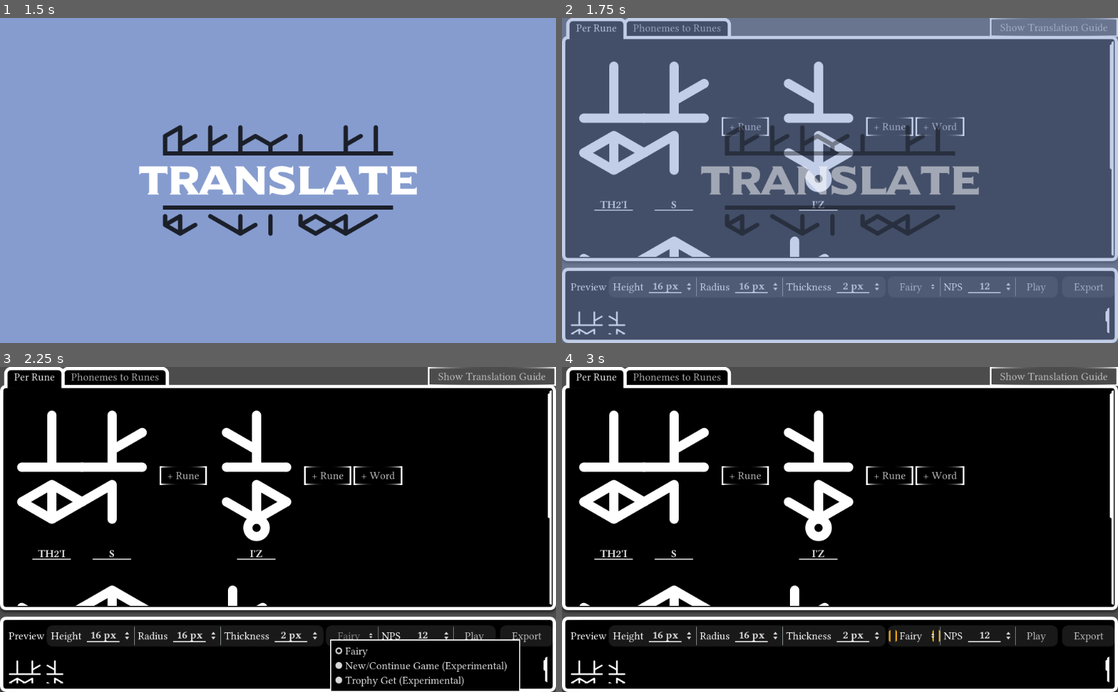
Above: before the commit, frames 1-4 (two rows, left to right).
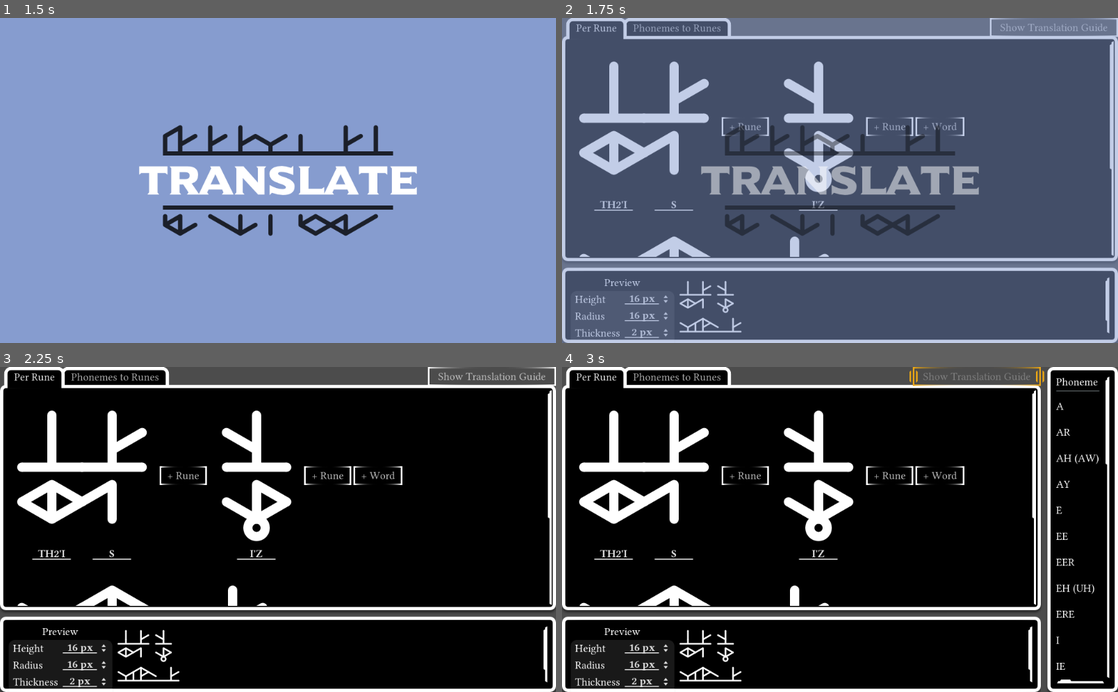
Above: after the commit, the same moments.

Repository: FranklyGD/Tunic-Translator
Game: Godot game, scene res://Scenes/Screens/Translator Screen.tscn
Same seed, same stepped clock (60 frames per second), same inputs: the game is played once before the commit and once after it.
Inputs (mouse positions are in pixels of both pictures, inside the frame that each line leads up to):
- Up to frame 1 (1.5 s): click "+ Rune" at 0.5 s; click "+ Word" at 1.25 s
- Up to frame 2 (1.75 s): no input
- Up to frame 3 (2.25 s): click (350, 636) at 2 s, where only the run before the commit has a clickable "Fairy"
- Up to frame 4 (3 s): click "Show Translation Guide" at 2.75 s

Frame 1 is identical in both runs. In frame 2, 1.9% of the frame differs, in the area x 1-99%, y 79-99%; in frame 3, 8.8%; in frame 4, 14%, in the area x 1-100%, y 0-100%.

Commit message:
Changed preview layout, added baseline option

Diff:
--- a/Scenes/Screens/Translator Screen.tscn
+++ b/Scenes/Screens/Translator Screen.tscn
@@ -105,44 +105,49 @@
 margin_bottom = 600.0
 rect_clip_content = true
 
-[node name="HBoxContainer" type="HBoxContainer" parent="HSplitContainer/Control/VSplitContainer/Preview Panel"]
-anchor_right = 1.0
+[node name="HBoxContainer" type="VBoxContainer" parent="HSplitContainer/Control/VSplitContainer/Preview Panel"]
 margin_left = 16.0
 margin_top = 16.0
-margin_right = -16.0
-margin_bottom = 55.0
+margin_right = 207.0
+margin_bottom = 337.0
 
 [node name="Label" type="Label" parent="HSplitContainer/Control/VSplitContainer/Preview Panel/HBoxContainer"]
-margin_top = 8.0
-margin_right = 66.0
-margin_bottom = 31.0
+margin_right = 191.0
+margin_bottom = 23.0
 text = "Preview"
+align = 1
 valign = 1
 __meta__ = {
 "_edit_use_anchors_": false
 }
 
 [node name="Rune Settings Panel" type="PanelContainer" parent="HSplitContainer/Control/VSplitContainer/Preview Panel/HBoxContainer"]
-margin_left = 70.0
-margin_right = 580.0
-margin_bottom = 39.0
-
-[node name="HBoxContainer" type="HBoxContainer" parent="HSplitContainer/Control/VSplitContainer/Preview Panel/HBoxContainer/Rune Settings Panel"]
-margin_left = 8.0
-margin_top = 2.0
-margin_right = 502.0
-margin_bottom = 37.0
-
-[node name="Height" type="Label" parent="HSplitContainer/Control/VSplitContainer/Preview Panel/HBoxContainer/Rune Settings Panel/HBoxContainer"]
-margin_top = 6.0
-margin_right = 56.0
-margin_bottom = 29.0
+margin_top = 27.0
+margin_right = 191.0
+margin_bottom = 159.0
+
+[node name="VBoxContainer" type="VBoxContainer" parent="HSplitContainer/Control/VSplitContainer/Preview Panel/HBoxContainer/Rune Settings Panel"]
+margin_left = 8.0
+margin_top = 2.0
+margin_right = 183.0
+margin_bottom = 130.0
+
+[node name="HBoxContainer" type="HBoxContainer" parent="HSplitContainer/Control/VSplitContainer/Preview Panel/HBoxContainer/Rune Settings Panel/VBoxContainer"]
+margin_right = 175.0
+margin_bottom = 27.0
+
+[node name="Height" type="Label" parent="HSplitContainer/Control/VSplitContainer/Preview Panel/HBoxContainer/Rune Settings Panel/VBoxContainer/HBoxContainer"]
+margin_top = 2.0
+margin_right = 83.0
+margin_bottom = 25.0
+size_flags_horizontal = 3
 text = "Height"
 
-[node name="Height Spinner" type="SpinBox" parent="HSplitContainer/Control/VSplitContainer/Preview Panel/HBoxContainer/Rune Settings Panel/HBoxContainer"]
-margin_left = 60.0
-margin_right = 148.0
-margin_bottom = 35.0
+[node name="Height Spinner" type="SpinBox" parent="HSplitContainer/Control/VSplitContainer/Preview Panel/HBoxContainer/Rune Settings Panel/VBoxContainer/HBoxContainer"]
+margin_left = 87.0
+margin_right = 175.0
+margin_bottom = 27.0
+size_flags_horizontal = 3
 max_value = 300.0
 value = 16.0
 rounded = true
@@ -150,22 +155,23 @@
 align = 1
 suffix = "px"
 
-[node name="VSeparator" type="VSeparator" parent="HSplitContainer/Control/VSplitContainer/Preview Panel/HBoxContainer/Rune Settings Panel/HBoxContainer"]
-margin_left = 152.0
-margin_right = 156.0
-margin_bottom = 35.0
-
-[node name="Radius" type="Label" parent="HSplitContainer/Control/VSplitContainer/Preview Panel/HBoxContainer/Rune Settings Panel/HBoxContainer"]
-margin_left = 160.0
-margin_top = 6.0
-margin_right = 215.0
-margin_bottom = 29.0
+[node name="HBoxContainer2" type="HBoxContainer" parent="HSplitContainer/Control/VSplitContainer/Preview Panel/HBoxContainer/Rune Settings Panel/VBoxContainer"]
+margin_top = 31.0
+margin_right = 175.0
+margin_bottom = 58.0
+
+[node name="Radius" type="Label" parent="HSplitContainer/Control/VSplitContainer/Preview Panel/HBoxContainer/Rune Settings Panel/VBoxContainer/HBoxContainer2"]
+margin_top = 2.0
+margin_right = 83.0
+margin_bottom = 25.0
+size_flags_horizontal = 3
 text = "Radius"
 
-[node name="Radius Spinner" type="SpinBox" parent="HSplitContainer/Control/VSplitContainer/Preview Panel/HBoxContainer/Rune Settings Panel/HBoxContainer"]
-margin_left = 219.0
-margin_right = 307.0
-margin_bottom = 35.0
+[node name="Radius Spinner" type="SpinBox" parent="HSplitContainer/Control/VSplitContainer/Preview Panel/HBoxContainer/Rune Settings Panel/VBoxContainer/HBoxContainer2"]
+margin_left = 87.0
+margin_right = 175.0
+margin_bottom = 27.0
+size_flags_horizontal = 3
 max_value = 300.0
 value = 16.0
 rounded = true
@@ -173,22 +179,23 @@
 align = 1
 suffix = "px"
 
-[node name="VSeparator2" type="VSeparator" parent="HSplitContainer/Control/VSplitContainer/Preview Panel/HBoxContainer/Rune Settings Panel/HBoxContainer"]
-margin_left = 311.0
-margin_right = 315.0
-margin_bottom = 35.0
-
-[node name="Thickness" type="Label" parent="HSplitContainer/Control/VSplitContainer/Preview Panel/HBoxContainer/Rune Settings Panel/HBoxContainer"]
-margin_left = 319.0
-margin_top = 6.0
-margin_right = 402.0
-margin_bottom = 29.0
+[node name="HBoxContainer3" type="HBoxContainer" parent="HSplitContainer/Control/VSplitContainer/Preview Panel/HBoxContainer/Rune Settings Panel/VBoxContainer"]
+margin_top = 62.0
+margin_right = 175.0
+margin_bottom = 89.0
+
+[node name="Thickness" type="Label" parent="HSplitContainer/Control/VSplitContainer/Preview Panel/HBoxContainer/Rune Settings Panel/VBoxContainer/HBoxContainer3"]
+margin_top = 2.0
+margin_right = 83.0
+margin_bottom = 25.0
+size_flags_horizontal = 3
 text = "Thickness"
 
-[node name="Thickness Spinner" type="SpinBox" parent="HSplitContainer/Control/VSplitContainer/Preview Panel/HBoxContainer/Rune Settings Panel/HBoxContainer"]
-margin_left = 406.0
-margin_right = 494.0
-margin_bottom = 35.0
+[node name="Thickness Spinner" type="SpinBox" parent="HSplitContainer/Control/VSplitContainer/Preview Panel/HBoxContainer/Rune Settings Panel/VBoxContainer/HBoxContainer3"]
+margin_left = 87.0
+margin_right = 175.0
+margin_bottom = 27.0
+size_flags_horizontal = 3
 max_value = 300.0
 value = 2.0
 rounded = true
@@ -196,57 +203,72 @@
 align = 1
 suffix = "px"
 
+[node name="HBoxContainer4" type="HBoxContainer" parent="HSplitContainer/Control/VSplitContainer/Preview Panel/HBoxContainer/Rune Settings Panel/VBoxContainer"]
+margin_top = 93.0
+margin_right = 175.0
+margin_bottom = 128.0
+
+[node name="Baseline" type="Label" parent="HSplitContainer/Control/VSplitContainer/Preview Panel/HBoxContainer/Rune Settings Panel/VBoxContainer/HBoxContainer4"]
+margin_top = 6.0
+margin_right = 85.0
+margin_bottom = 29.0
+size_flags_horizontal = 3
+text = "Baseline"
+
+[node name="Thickness Spinner" type="CheckBox" parent="HSplitContainer/Control/VSplitContainer/Preview Panel/HBoxContainer/Rune Settings Panel/VBoxContainer/HBoxContainer4"]
+margin_left = 89.0
+margin_right = 175.0
+margin_bottom = 35.0
+size_flags_horizontal = 3
+pressed = true
+flat = true
+align = 1
+
 [node name="Audio Generator Panel" type="PanelContainer" parent="HSplitContainer/Control/VSplitContainer/Preview Panel/HBoxContainer"]
-margin_left = 584.0
-margin_right = 938.0
-margin_bottom = 39.0
-
-[node name="HBoxContainer" type="HBoxContainer" parent="HSplitContainer/Control/VSplitContainer/Preview Panel/HBoxContainer/Audio Generator Panel"]
-margin_left = 8.0
-margin_top = 2.0
-margin_right = 346.0
-margin_bottom = 37.0
-
-[node name="OptionButton" type="OptionButton" parent="HSplitContainer/Control/VSplitContainer/Preview Panel/HBoxContainer/Audio Generator Panel/HBoxContainer"]
-margin_right = 124.0
+margin_top = 163.0
+margin_right = 191.0
+margin_bottom = 272.0
+
+[node name="VBoxContainer" type="VBoxContainer" parent="HSplitContainer/Control/VSplitContainer/Preview Panel/HBoxContainer/Audio Generator Panel"]
+margin_left = 8.0
+margin_top = 2.0
+margin_right = 183.0
+margin_bottom = 107.0
+
+[node name="OptionButton" type="OptionButton" parent="HSplitContainer/Control/VSplitContainer/Preview Panel/HBoxContainer/Audio Generator Panel/VBoxContainer"]
+margin_right = 175.0
 margin_bottom = 35.0
 text = "Generator"
 flat = true
+clip_text = true
 script = ExtResource( 14 )
 
-[node name="VSeparator3" type="VSeparator" parent="HSplitContainer/Control/VSplitContainer/Preview Panel/HBoxContainer/Audio Generator Panel/HBoxContainer"]
-margin_left = 128.0
-margin_right = 132.0
-margin_bottom = 35.0
-__meta__ = {
-"_edit_use_anchors_": false
-}
-
-[node name="NPS" type="Label" parent="HSplitContainer/Control/VSplitContainer/Preview Panel/HBoxContainer/Audio Generator Panel/HBoxContainer"]
-margin_left = 136.0
-margin_top = 6.0
-margin_right = 171.0
-margin_bottom = 29.0
-text = "NPS"
-
-[node name="NPS Spinner" type="SpinBox" parent="HSplitContainer/Control/VSplitContainer/Preview Panel/HBoxContainer/Audio Generator Panel/HBoxContainer"]
-margin_left = 175.0
-margin_right = 263.0
-margin_bottom = 35.0
+[node name="HBoxContainer" type="HBoxContainer" parent="HSplitContainer/Control/VSplitContainer/Preview Panel/HBoxContainer/Audio Generator Panel/VBoxContainer"]
+margin_top = 39.0
+margin_right = 175.0
+margin_bottom = 66.0
+
+[node name="NPS" type="Label" parent="HSplitContainer/Control/VSplitContainer/Preview Panel/HBoxContainer/Audio Generator Panel/VBoxContainer/HBoxContainer"]
+margin_top = 2.0
+margin_right = 83.0
+margin_bottom = 25.0
+size_flags_horizontal = 3
+text = "Note/Sec"
+
+[node name="NPS Spinner" type="SpinBox" parent="HSplitContainer/Control/VSplitContainer/Preview Panel/HBoxContainer/Audio Generator Panel/VBoxContainer/HBoxContainer"]
+margin_left = 87.0
+margin_right = 175.0
+margin_bottom = 27.0
+size_flags_horizontal = 3
 min_value = 1.0
 value = 12.0
 allow_greater = true
 align = 1
 
-[node name="VSeparator2" type="VSeparator" parent="HSplitContainer/Control/VSplitContainer/Preview Panel/HBoxContainer/Audio Generator Panel/HBoxContainer"]
-margin_left = 267.0
-margin_right = 271.0
-margin_bottom = 35.0
-
-[node name="Play Button" type="Button" parent="HSplitContainer/Control/VSplitContainer/Preview Panel/HBoxContainer/Audio Generator Panel/HBoxContainer"]
-margin_left = 275.0
-margin_right = 338.0
-margin_bottom = 35.0
+[node name="Play Button" type="Button" parent="HSplitContainer/Control/VSplitContainer/Preview Panel/HBoxContainer/Audio Generator Panel/VBoxContainer"]
+margin_top = 70.0
+margin_right = 175.0
+margin_bottom = 105.0
 rect_pivot_offset = Vector2( 93.8593, 50.7525 )
 size_flags_vertical = 4
 text = "Play"
@@ -255,21 +277,15 @@
 "_edit_use_anchors_": false
 }
 
-[node name="Spacer" type="Control" parent="HSplitContainer/Control/VSplitContainer/Preview Panel/HBoxContainer"]
-margin_left = 942.0
-margin_right = 942.0
-margin_bottom = 39.0
-size_flags_horizontal = 3
-
 [node name="PanelContainer" type="PanelContainer" parent="HSplitContainer/Control/VSplitContainer/Preview Panel/HBoxContainer"]
-margin_left = 946.0
-margin_right = 1044.0
-margin_bottom = 39.0
+margin_top = 276.0
+margin_right = 191.0
+margin_bottom = 315.0
 
 [node name="Export Menu" type="MenuButton" parent="HSplitContainer/Control/VSplitContainer/Preview Panel/HBoxContainer/PanelContainer"]
 margin_left = 8.0
 margin_top = 2.0
-margin_right = 90.0
+margin_right = 183.0
 margin_bottom = 37.0
 text = "Export"
 script = ExtResource( 5 )
@@ -277,8 +293,8 @@
 [node name="ScrollContainer" type="ScrollContainer" parent="HSplitContainer/Control/VSplitContainer/Preview Panel"]
 anchor_right = 1.0
 anchor_bottom = 1.0
-margin_left = 16.0
-margin_top = 72.0
+margin_left = 216.0
+margin_top = 16.0
 margin_right = -16.0
 margin_bottom = -16.0
 
@@ -336,7 +352,7 @@
 
 [node name="Translations" type="GridContainer" parent="HSplitContainer/PanelContainer/ScrollContainer"]
 margin_right = 633.0
-margin_bottom = 2055.0
+margin_bottom = 1173.0
 custom_constants/hseparation = 15
 columns = 4
 script = ExtResource( 8 )
@@ -364,14 +380,15 @@
 [connection signal="tab_changed" from="HSplitContainer/Control/VSplitContainer/TabContainer" to="HSplitContainer/Control/VSplitContainer/TabContainer/Per Rune" method="_tab_changed"]
 [connection signal="tab_changed" from="HSplitContainer/Control/VSplitContainer/TabContainer" to="HSplitContainer/Control/VSplitContainer/TabContainer/Phonemes to Runes" method="_tab_changed"]
 [connection signal="pressed" from="HSplitContainer/Control/VSplitContainer/TabContainer/Per Rune/ScrollContainer/Lines/HBoxContainer/Button" to="HSplitContainer/Control/VSplitContainer/TabContainer/Per Rune/ScrollContainer/Lines" method="_add_line_button_pressed"]
-[connection signal="value_changed" from="HSplitContainer/Control/VSplitContainer/Preview Panel/HBoxContainer/Rune Settings Panel/HBoxContainer/Height Spinner" to="HSplitContainer/Control/VSplitContainer/Preview Panel/ScrollContainer/Trunic Writer" method="set_height"]
-[connection signal="value_changed" from="HSplitContainer/Control/VSplitContainer/Preview Panel/HBoxContainer/Rune Settings Panel/HBoxContainer/Radius Spinner" to="HSplitContainer/Control/VSplitContainer/Preview Panel/ScrollContainer/Trunic Writer" method="set_radius"]
-[connection signal="value_changed" from="HSplitContainer/Control/VSplitContainer/Preview Panel/HBoxContainer/Rune Settings Panel/HBoxContainer/Thickness Spinner" to="HSplitContainer/Control/VSplitContainer/Preview Panel/ScrollContainer/Trunic Writer" method="set_thickness"]
-[connection signal="item_selected" from="HSplitContainer/Control/VSplitContainer/Preview Panel/HBoxContainer/Audio Generator Panel/HBoxContainer/OptionButton" to="HSplitContainer/Control/VSplitContainer/Preview Panel/Audio Output Manager" method="_generator_index_item_selected"]
-[connection signal="value_changed" from="HSplitContainer/Control/VSplitContainer/Preview Panel/HBoxContainer/Audio Generator Panel/HBoxContainer/NPS Spinner" to="HSplitContainer/Control/VSplitContainer/Preview Panel/Audio Output Manager" method="_nps_spinner_value_changed"]
-[connection signal="pressed" from="HSplitContainer/Control/VSplitContainer/Preview Panel/HBoxContainer/Audio Generator Panel/HBoxContainer/Play Button" to="HSplitContainer/Control/VSplitContainer/Preview Panel/HBoxContainer/Audio Generator Panel/HBoxContainer/Play Button" method="set_disabled" binds= [ true ]]
-[connection signal="pressed" from="HSplitContainer/Control/VSplitContainer/Preview Panel/HBoxContainer/Audio Generator Panel/HBoxContainer/Play Button" to="HSplitContainer/Control/VSplitContainer/Preview Panel/Audio Output Manager" method="play"]
+[connection signal="value_changed" from="HSplitContainer/Control/VSplitContainer/Preview Panel/HBoxContainer/Rune Settings Panel/VBoxContainer/HBoxContainer/Height Spinner" to="HSplitContainer/Control/VSplitContainer/Preview Panel/ScrollContainer/Trunic Writer" method="set_height"]
+[connection signal="value_changed" from="HSplitContainer/Control/VSplitContainer/Preview Panel/HBoxContainer/Rune Settings Panel/VBoxContainer/HBoxContainer2/Radius Spinner" to="HSplitContainer/Control/VSplitContainer/Preview Panel/ScrollContainer/Trunic Writer" method="set_radius"]
+[connection signal="value_changed" from="HSplitContainer/Control/VSplitContainer/Preview Panel/HBoxContainer/Rune Settings Panel/VBoxContainer/HBoxContainer3/Thickness Spinner" to="HSplitContainer/Control/VSplitContainer/Preview Panel/ScrollContainer/Trunic Writer" method="set_thickness"]
+[connection signal="toggled" from="HSplitContainer/Control/VSplitContainer/Preview Panel/HBoxContainer/Rune Settings Panel/VBoxContainer/HBoxContainer4/Thickness Spinner" to="HSplitContainer/Control/VSplitContainer/Preview Panel/ScrollContainer/Trunic Writer" method="set_cut_under_line"]
+[connection signal="item_selected" from="HSplitContainer/Control/VSplitContainer/Preview Panel/HBoxContainer/Audio Generator Panel/VBoxContainer/OptionButton" to="HSplitContainer/Control/VSplitContainer/Preview Panel/Audio Output Manager" method="_generator_index_item_selected"]
+[connection signal="value_changed" from="HSplitContainer/Control/VSplitContainer/Preview Panel/HBoxContainer/Audio Generator Panel/VBoxContainer/HBoxContainer/NPS Spinner" to="HSplitContainer/Control/VSplitContainer/Preview Panel/Audio Output Manager" method="_nps_spinner_value_changed"]
+[connection signal="pressed" from="HSplitContainer/Control/VSplitContainer/Preview Panel/HBoxContainer/Audio Generator Panel/VBoxContainer/Play Button" to="HSplitContainer/Control/VSplitContainer/Preview Panel/HBoxContainer/Audio Generator Panel/VBoxContainer/Play Button" method="set_disabled" binds= [ true ]]
+[connection signal="pressed" from="HSplitContainer/Control/VSplitContainer/Preview Panel/HBoxContainer/Audio Generator Panel/VBoxContainer/Play Button" to="HSplitContainer/Control/VSplitContainer/Preview Panel/Audio Output Manager" method="play"]
 [connection signal="export_audio" from="HSplitContainer/Control/VSplitContainer/Preview Panel/HBoxContainer/PanelContainer/Export Menu" to="HSplitContainer/Control/VSplitContainer/Preview Panel/Audio Output Manager" method="save_audio"]
 [connection signal="export_image" from="HSplitContainer/Control/VSplitContainer/Preview Panel/HBoxContainer/PanelContainer/Export Menu" to="HSplitContainer/Control/VSplitContainer/Preview Panel/ScrollContainer/Trunic Writer" method="save"]
-[connection signal="audio_played" from="HSplitContainer/Control/VSplitContainer/Preview Panel/Audio Output Manager" to="HSplitContainer/Control/VSplitContainer/Preview Panel/HBoxContainer/Audio Generator Panel/HBoxContainer/Play Button" method="set_disabled" binds= [ false ]]
+[connection signal="audio_played" from="HSplitContainer/Control/VSplitContainer/Preview Panel/Audio Output Manager" to="HSplitContainer/Control/VSplitContainer/Preview Panel/HBoxContainer/Audio Generator Panel/VBoxContainer/Play Button" method="set_disabled" binds= [ false ]]
 [connection signal="toggled" from="HSplitContainer/Control/Button" to="HSplitContainer/PanelContainer" method="set_visible"]
